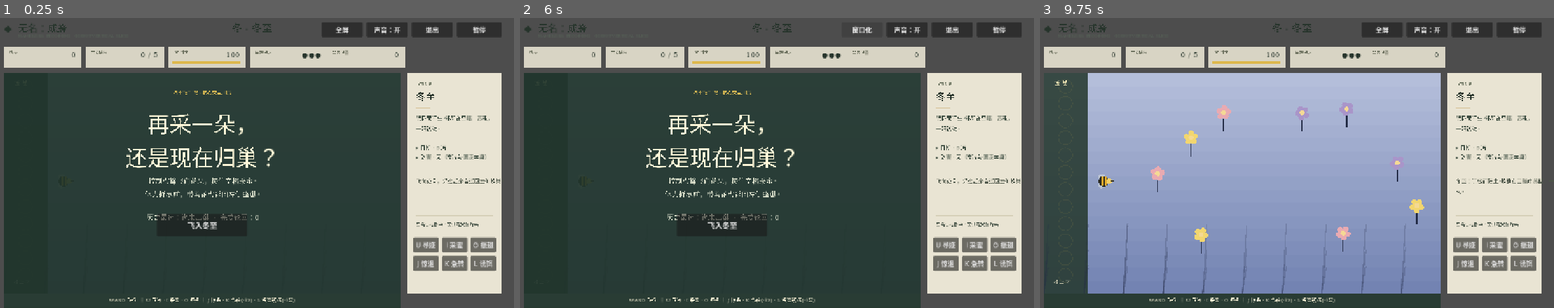
Above: before the commit, frames 1-3 (left to right).
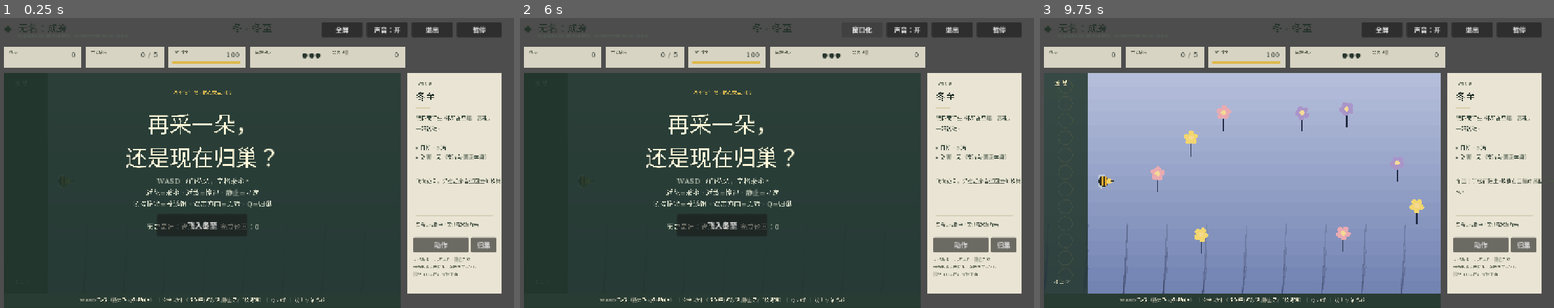
Above: after the commit, the same moments.

Repository: alanthssss/nameless-becoming
Game: Godot game, scene res://main.tscn
Same seed, same stepped clock (60 frames per second), same inputs: the game is played once before the commit and once after it.
Inputs (mouse positions are in pixels of both pictures, inside the frame that each line leads up to):
- Up to frame 1 (0.25 s): no input
- Up to frame 2 (6 s): click "U 寻迹" (after the commit: "归巢") at 0.5 s; click (962, 244) at 1.25 s, where only the run after the commit has a clickable "动作"; click "I 采蜜" (after the commit: "动作") at 2 s; click "O 振翅" (after the commit: "动作") at 2.75 s; click "J 惊退" (after the commit: "归巢") at 3.5 s; click "K 急转" (after the commit: "归巢") at 4.25 s; click "L 诱饵" (after the commit: "归巢") at 5 s; click "全屏" at 5.75 s
- Up to frame 3 (9.75 s): click "窗口化" at 6.5 s; click "声音：开" at 7.25 s; click "声音：关" at 8 s; click "暂停" at 8.75 s; click "飞入冬至" at 9.5 s

The runs differ from the first frame. In frame 1, 2.4% of the frame differs, in the area x 15-97%, y 55-99%; in frame 2, 2.4%; in frame 3, 1.5%.

Commit message:
feat: 3输入情境合并——7键简化为移动+动作+归巢
- 情境动作键(Space/Enter)：近花=采蜜 / 近敌=惊退 / 静止=寻迹 / 长按携蜜=投诱饵
- 归巢键(Q)：自动飞回蜂巢
- 自动振翅：持续飞行>0.35s自动加速(替代手动O/Shift)
- 双击方向键=急转闪避(替代K)
- Boss调律：情境动作替代repel键
- project.godot/project InputMap同步更新
- smoke_test同步更新(检查新action/return_hive映射)
- 全量测试通过：smoke + flow + boss_term + headless启动零报错

Diff:
--- a/godot/project.godot
+++ b/godot/project.godot
@@ -47,33 +47,13 @@
 "events": [Object(InputEventKey,"physical_keycode":83), Object(InputEventKey,"physical_keycode":4194322)]
 }
 
-harvest={
+action={
 "deadzone": 0.5,
-"events": [Object(InputEventKey,"resource_local_to_scene":false,"resource_name":"","device":0,"window_id":0,"alt_pressed":false,"shift_pressed":false,"ctrl_pressed":false,"meta_pressed":false,"pressed":false,"keycode":0,"physical_keycode":32,"key_label":0,"unicode":32,"location":0,"echo":false,"script":null), Object(InputEventKey,"resource_local_to_scene":false,"resource_name":"","device":0,"window_id":0,"alt_pressed":false,"shift_pressed":false,"ctrl_pressed":false,"meta_pressed":false,"pressed":false,"keycode":0,"physical_keycode":73,"key_label":0,"unicode":105,"location":0,"echo":false,"script":null)
-]
+"events": [Object(InputEventKey,"physical_keycode":32), Object(InputEventKey,"physical_keycode":4194309)]
 }
-dash={
+return_hive={
 "deadzone": 0.5,
-"events": [Object(InputEventKey,"resource_local_to_scene":false,"resource_name":"","device":0,"window_id":0,"alt_pressed":false,"shift_pressed":false,"ctrl_pressed":false,"meta_pressed":false,"pressed":false,"keycode":0,"physical_keycode":4194325,"key_label":0,"unicode":0,"location":0,"echo":false,"script":null), Object(InputEventKey,"resource_local_to_scene":false,"resource_name":"","device":0,"window_id":0,"alt_pressed":false,"shift_pressed":false,"ctrl_pressed":false,"meta_pressed":false,"pressed":false,"keycode":0,"physical_keycode":79,"key_label":0,"unicode":111,"location":0,"echo":false,"script":null)
-]
-}
-repel={
-"deadzone": 0.5,
-"events": [Object(InputEventKey,"resource_local_to_scene":false,"resource_name":"","device":0,"window_id":0,"alt_pressed":false,"shift_pressed":false,"ctrl_pressed":false,"meta_pressed":false,"pressed":false,"keycode":0,"physical_keycode":74,"key_label":0,"unicode":106,"location":0,"echo":false,"script":null)
-]
-}
-sense={
-"deadzone": 0.5,
-"events": [Object(InputEventKey,"resource_local_to_scene":false,"resource_name":"","device":0,"window_id":0,"alt_pressed":false,"shift_pressed":false,"ctrl_pressed":false,"meta_pressed":false,"pressed":false,"keycode":0,"physical_keycode":69,"key_label":0,"unicode":101,"location":0,"echo":false,"script":null), Object(InputEventKey,"resource_local_to_scene":false,"resource_name":"","device":0,"window_id":0,"alt_pressed":false,"shift_pressed":false,"ctrl_pressed":false,"meta_pressed":false,"pressed":false,"keycode":0,"physical_keycode":85,"key_label":0,"unicode":117,"location":0,"echo":false,"script":null)
-]
-}
-evade={
-"deadzone": 0.5,
-"events": [Object(InputEventKey,"physical_keycode":75)]
-}
-decoy={
-"deadzone": 0.5,
-"events": [Object(InputEventKey,"physical_keycode":76)]
+"events": [Object(InputEventKey,"physical_keycode":81)]
 }
 
 [rendering]
--- a/godot/scripts/main.gd
+++ b/godot/scripts/main.gd
@@ -47,6 +47,12 @@
 var shake := 0.0
 var flash := 0.0
 var message := "飞向花朵，采蜜后亲自返回左侧蜂巢。"
+var action_hold_time := 0.0
+var action_decoy_fired := false
+var last_dir_tap := {"left": 0.0, "right": 0.0, "up": 0.0, "down": 0.0}
+const DOUBLE_TAP_WINDOW := 0.25
+const DECOY_HOLD_THRESHOLD := 0.5
+const HIVE_RETURN_POS := Vector2(180, 410)
 var rng := RandomNumberGenerator.new()
 var save_manager := NamelessSaveManager.new()
 var sound := SoundFeedback.new()
@@ -129,12 +135,8 @@
 		"move_right": [KEY_D, KEY_RIGHT],
 		"move_up": [KEY_W, KEY_UP],
 		"move_down": [KEY_S, KEY_DOWN],
-		"harvest": [KEY_I, KEY_SPACE],
-		"dash": [KEY_O, KEY_SHIFT],
-		"repel": [KEY_J],
-		"sense": [KEY_U, KEY_E],
-		"evade": [KEY_K],
-		"decoy": [KEY_L]
+		"action": [KEY_SPACE, KEY_ENTER],
+		"return_hive": [KEY_Q]
 	}
 	for action in bindings:
 		if not InputMap.has_action(action):
@@ -304,19 +306,19 @@
 	input_rule.size = Vector2(190, 1)
 	side.add_child(input_rule)
 	make_label(side, "左键点地移动 · 左侧是安全蜂巢", Vector2(20, 360), Vector2(190, 28), 11, Color("556054"))
-	sense_button = make_mouse_action(side, "U 寻迹", "sense", Vector2(14, 402), false, Vector2(62, 36))
-	make_mouse_action(side, "I 采蜜", "harvest", Vector2(84, 402), true, Vector2(62, 36))
-	make_mouse_action(side, "O 振翅", "dash", Vector2(154, 402), true, Vector2(62, 36))
-	make_mouse_action(side, "J 惊退", "repel", Vector2(14, 447), false, Vector2(62, 36))
-	make_mouse_action(side, "K 急转", "evade", Vector2(84, 447), false, Vector2(62, 36))
-	make_mouse_action(side, "L 诱饵", "decoy", Vector2(154, 447), false, Vector2(62, 36))
+	# 情境动作按钮：近花=采蜜 / 近敌=惊退 / 静止=寻迹 / 长按携蜜=诱饵
+	sense_button = make_mouse_action(side, "动作", "action", Vector2(14, 402), true, Vector2(135, 36))
+	make_mouse_action(side, "归巢", "return_hive", Vector2(155, 402), false, Vector2(62, 36))
+	make_label(side, "近花采蜜 · 近敌惊退 · 静止寻迹", Vector2(14, 447), Vector2(200, 18), 10, Color("68705d"))
+	make_label(side, "长按携蜜=投诱饵 · 双击方向=急转", Vector2(14, 465), Vector2(200, 18), 10, Color("68705d"))
+	make_label(side, "持续飞行=自动振翅加速", Vector2(14, 483), Vector2(200, 18), 10, Color("68705d"))
 
 	var tips_background := ColorRect.new()
 	tips_background.color = Color("26392f", 0.96)
 	tips_background.position = Vector2(34, 684)
 	tips_background.size = Vector2(970, 36)
 	ui.add_child(tips_background)
-	var tips := make_label(ui, "WASD 飞行  ｜ U 寻迹 · I 采蜜 · O 振翅 ｜ J 惊退 · K 急转(-12) · L 投蜜诱饵(-1蜜)", Vector2(34, 691), Vector2(970, 22), 12, Color("f7f0d5"))
+	var tips := make_label(ui, "WASD 飞行（持续飞=振翅加速） ｜ 空格 动作（近花采/近敌退/静止寻/长按诱饵） ｜ Q 归巢 ｜ 双击方向 急转", Vector2(34, 691), Vector2(970, 22), 12, Color("f7f0d5"))
 	tips.horizontal_alignment = HORIZONTAL_ALIGNMENT_CENTER
 
 	overlay = ColorRect.new()
@@ -419,7 +421,7 @@
 	bee.active = false
 	overlay.visible = true
 	overlay_title.text = "再采一朵，\n还是现在归巢？"
-	overlay_body.text = "控制蜜蜂飞向花朵，按住空格采蜜。\n体力耗尽前，带着花蜜返回左侧蜂巢。\n\n历史最远：%s  ·  完成轮回：%d%s" % [progress_name(), save_manager.runs_completed, last_run_text()]
+	overlay_body.text = "WASD 飞向花朵，空格采蜜。\n近花=采蜜 · 近敌=惊退 · 静止=寻迹\n长按携蜜=投诱饵 · 双击方向=急转 · Q=归巢\n\n历史最远：%s  ·  完成轮回：%d%s" % [progress_name(), save_manager.runs_completed, last_run_text()]
 	overlay_button.text = "飞入冬至"
 	set_upgrade_buttons_visible(false)
 
@@ -575,73 +577,56 @@
 	sting_cooldown = maxf(0.0, sting_cooldown - delta)
 	hit_cooldown = maxf(0.0, hit_cooldown - delta)
 	update_decoys(delta)
-	if Input.is_action_just_pressed("evade") and bee.try_evade():
-		show_energy_change(-12.0)
-		sound.play_cue("evade")
-		message = "急转掠过攻击线：短暂避开碰撞。"
-	if Input.is_action_just_pressed("decoy"):
-		drop_honey_decoy()
-	# 冬季侦察：摇摆舞解锁后缩短寻迹冷却
-	if Input.is_action_just_pressed("sense"):
-		var huddle = season_mechanics.mechanic_by_id("huddle")
-		if huddle != null and huddle.is_scouting_ready():
-			bee.sense_cooldown = huddle.scout_cooldown_value()
-			message = "摇摆舞传来花源方位：蜜最丰的花田已标出。"
-
+
+	# 双击方向键 = 急转闪避
+	_check_double_tap_evade(delta)
+
+	# 归巢：Q 键自动飞回蜂巢
+	if Input.is_action_just_pressed("return_hive"):
+		bee.set_move_target(HIVE_RETURN_POS)
+		message = "归巢路线已锁定。"
+
+	# 情境动作：空格/回车根据上下文执行不同操作
 	var nearby := nearest_flower(46.0)
-	if Input.is_action_pressed("harvest") and nearby >= 0 and bee.energy > 0:
-		harvest_clock += delta
-		bee.energy = maxf(0.0, bee.energy - balance_value("player", "harvest_energy_per_second", 3.2) * delta)
-		if harvest_clock >= balance_value("player", "harvest_interval", 0.42) / harvest_multiplier:
-			harvest_clock = 0.0
-			var flower: Dictionary = flowers[nearby]
-			flower.nectar = int(flower.nectar) - 1
-			flowers[nearby] = flower
-			carried += 1
-			sound.play_cue("harvest")
-			spawn_pollen(flower.position)
-			season_mechanics.on_harvest(nearby)
-			message = "花香正在变淡。还要继续停留吗？" if flower.nectar > 0 else "这朵花已经采尽。"
+	var near_enemy := _nearest_enemy_distance() < sting_range
+	var is_still := bee.velocity.length_squared() < 4.0 and not bee.has_target
+
+	if Input.is_action_just_pressed("action"):
+		action_hold_time = 0.0
+		action_decoy_fired = false
+		# 优先级：近敌→惊退 > 静止→寻迹
+		if near_enemy and nearby < 0:
+			_do_repel()
+		elif is_still and nearby < 0 and not near_enemy:
+			_do_sense()
+		elif nearby >= 0:
+			# 近花时按下开始采蜜（持续按住逻辑在下面）
+			pass
+
+	if Input.is_action_pressed("action"):
+		action_hold_time += delta
+		if nearby >= 0 and bee.energy > 0:
+			# 采蜜（持续）
+			harvest_clock += delta
+			bee.energy = maxf(0.0, bee.energy - balance_value("player", "harvest_energy_per_second", 3.2) * delta)
+			if harvest_clock >= balance_value("player", "harvest_interval", 0.42) / harvest_multiplier:
+				harvest_clock = 0.0
+				var flower: Dictionary = flowers[nearby]
+				flower.nectar = int(flower.nectar) - 1
+				flowers[nearby] = flower
+				carried += 1
+				sound.play_cue("harvest")
+				spawn_pollen(flower.position)
+				season_mechanics.on_harvest(nearby)
+				message = "花香正在变淡。还要继续停留吗？" if flower.nectar > 0 else "这朵花已经采尽。"
+		elif not action_decoy_fired and action_hold_time >= DECOY_HOLD_THRESHOLD and carried > 0 and not near_enemy:
+			# 长按空格 + 携蜜 + 无花无敌 = 投蜜诱饵
+			action_decoy_fired = true
+			drop_honey_decoy()
 	else:
+		action_hold_time = 0.0
+		action_decoy_fired = false
 		harvest_clock = 0.0
-
-	if Input.is_action_just_pressed("repel") and sting_cooldown <= 0.0 and bee.spend_energy(sting_cost):
-		show_energy_change(-sting_cost)
-		sting_cooldown = balance_value("player", "repel_cooldown", 1.15) * sting_cooldown_multiplier
-		sound.play_cue("repel")
-		for i in mosquitoes.size():
-			var mosquito: Dictionary = mosquitoes[i]
-			if bee.position.distance_to(mosquito.position) < sting_range:
-				mosquito.repel_time = balance_value("player", "repel_duration", 3.5)
-				mosquito.velocity = (mosquito.position - bee.position).normalized() * 8.0
-				mosquitoes[i] = mosquito
-		for i in ants.size():
-			var ant: Dictionary = ants[i]
-			if bee.position.distance_to(ant.position) < sting_range:
-				ant.flee_time = 1.8
-				ant.velocity = (ant.position - bee.position).normalized() * 3.2
-				if int(ant.stolen_honey) > 0:
-					return_honey_to_field(int(ant.stolen_honey), ant.position)
-					message = "掠蜜蚁受惊后丢下了 %d 滴蜜，花田会重新吸收它们。" % int(ant.stolen_honey)
-					ant.stolen_honey = 0
-				ants[i] = ant
-		for i in crickets.size():
-			var cricket: Dictionary = crickets[i]
-			if bee.position.distance_to(cricket.position) < sting_range:
-				cricket.repel_time = balance_value("player", "repel_duration", 3.5)
-				cricket.hopping = false
-				cricket.hop_clock = balance_value("cricket", "rest_seconds", 1.2)
-				crickets[i] = cricket
-		for i in thrushes.size():
-			var thrush: Dictionary = thrushes[i]
-			if bee.position.distance_to(thrush.position) < sting_range + 20.0:
-				thrush.silence_time = balance_value("player", "repel_duration", 3.5)
-				thrushes[i] = thrush
-		season_mechanics.on_repel_success()
-		message = "急促的震翼把附近敌虫推离了航线。"
-		for bear_unit in bears:
-			if bee.position.distance_to(bear_unit.position) < sting_range + 40.0:
-				message = "熊对震翼毫无反应。绕开它，抢在它之前收完这片花田。"
 
 	update_mosquitoes(delta)
 	update_ants(delta)
@@ -660,6 +645,87 @@
 		show_between()
 	if bee.energy <= 0.0:
 		fail_expedition()
+
+func _nearest_enemy_distance() -> float:
+	var min_dist := INF
+	for mosquito in mosquitoes:
+		min_dist = minf(min_dist, bee.position.distance_to(mosquito.position))
+	for ant in ants:
+		min_dist = minf(min_dist, bee.position.distance_to(ant.position))
+	for cricket in crickets:
+		min_dist = minf(min_dist, bee.position.distance_to(cricket.position))
+	for thrush in thrushes:
+		min_dist = minf(min_dist, bee.position.distance_to(thrush.position))
+	for bear_unit in bears:
+		min_dist = minf(min_dist, bee.position.distance_to(bear_unit.position))
+	return min_dist
+
+func _do_repel() -> void:
+	if sting_cooldown > 0.0 or not bee.spend_energy(sting_cost):
+		return
+	show_energy_change(-sting_cost)
+	sting_cooldown = balance_value("player", "repel_cooldown", 1.15) * sting_cooldown_multiplier
+	sound.play_cue("repel")
+	for i in mosquitoes.size():
+		var mosquito: Dictionary = mosquitoes[i]
+		if bee.position.distance_to(mosquito.position) < sting_range:
+			mosquito.repel_time = balance_value("player", "repel_duration", 3.5)
+			mosquito.velocity = (mosquito.position - bee.position).normalized() * 8.0
+			mosquitoes[i] = mosquito
+	for i in ants.size():
+		var ant: Dictionary = ants[i]
+		if bee.position.distance_to(ant.position) < sting_range:
+			ant.flee_time = 1.8
+			ant.velocity = (ant.position - bee.position).normalized() * 3.2
+			if int(ant.stolen_honey) > 0:
+				return_honey_to_field(int(ant.stolen_honey), ant.position)
+				message = "掠蜜蚁受惊后丢下了 %d 滴蜜，花田会重新吸收它们。" % int(ant.stolen_honey)
+				ant.stolen_honey = 0
+			ants[i] = ant
+	for i in crickets.size():
+		var cricket: Dictionary = crickets[i]
+		if bee.position.distance_to(cricket.position) < sting_range:
+			cricket.repel_time = balance_value("player", "repel_duration", 3.5)
+			cricket.hopping = false
+			cricket.hop_clock = balance_value("cricket", "rest_seconds", 1.2)
+			crickets[i] = cricket
+	for i in thrushes.size():
+		var thrush: Dictionary = thrushes[i]
+		if bee.position.distance_to(thrush.position) < sting_range + 20.0:
+			thrush.silence_time = balance_value("player", "repel_duration", 3.5)
+			thrushes[i] = thrush
+	season_mechanics.on_repel_success()
+	message = "急促的震翼把附近敌虫推离了航线。"
+	for bear_unit in bears:
+		if bee.position.distance_to(bear_unit.position) < sting_range + 40.0:
+			message = "熊对震翼毫无反应。绕开它，抢在它之前收完这片花田。"
+
+func _do_sense() -> void:
+	if bee.sense_cooldown > 0.0:
+		return
+	var huddle = season_mechanics.mechanic_by_id("huddle")
+	if huddle != null and huddle.is_scouting_ready():
+		bee.sense_cooldown = huddle.scout_cooldown_value()
+		message = "摇摆舞传来花源方位：蜜最丰的花田已标出。"
+	else:
+		bee.trigger_sense()
+
+func _check_double_tap_evade(_delta: float) -> void:
+	var now := Time.get_ticks_msec() / 1000.0
+	var directions := {
+		"left": "move_left",
+		"right": "move_right",
+		"up": "move_up",
+		"down": "move_down"
+	}
+	for dir_key in directions:
+		if Input.is_action_just_pressed(directions[dir_key]):
+			if now - last_dir_tap[dir_key] < DOUBLE_TAP_WINDOW:
+				if bee.try_evade():
+					show_energy_change(-12.0)
+					sound.play_cue("evade")
+					message = "急转掠过攻击线：短暂避开碰撞。"
+			last_dir_tap[dir_key] = now
 
 func update_mosquitoes(delta: float) -> void:
 	for i in mosquitoes.size():
@@ -1178,7 +1244,7 @@
 		flash = 0.55
 		message = String(data.damage_message)
 
-	if Input.is_action_just_pressed("repel") and sting_cooldown <= 0.0 and bee.spend_energy(sting_cost):
+	if Input.is_action_just_pressed("action") and sting_cooldown <= 0.0 and bee.spend_energy(sting_cost):
 		show_energy_change(-sting_cost)
 		sting_cooldown = balance_value("player", "repel_cooldown", 1.15) * sting_cooldown_multiplier
 		sound.play_cue("repel")
@@ -1414,8 +1480,8 @@
 	energy_bar_fill.size.x = 166.0 * clampf(bee.energy / 100.0, 0.0, 1.0)
 	energy_change_label.modulate.a = clampf(energy_feedback_time * 2.0, 0.0, 1.0)
 	if sense_button:
-		sense_button.disabled = bee.sense_cooldown > 0.0
-		sense_button.text = "U %.1f" % bee.sense_cooldown if bee.sense_cooldown > 0.0 else "U 寻迹"
+		sense_button.disabled = false
+		sense_button.text = "动作"
 	hive_label.text = "●".repeat(maxi(0, hive_lives)) + "○".repeat(maxi(0, 3 - hive_lives))
 	reserve_label.text = str(hive_reserve)
 	message_label.text = message
--- a/godot/scripts/player/bee_player.gd
+++ b/godot/scripts/player/bee_player.gd
@@ -4,6 +4,7 @@
 signal sense_started
 
 const WORLD_BOUNDS := Rect2(34, 146, 970, 538)
+const AUTO_DASH_THRESHOLD := 0.35
 
 var energy := 100.0
 var drain_rate := 1.45
@@ -23,6 +24,7 @@
 var evade_time := 0.0
 var evade_cooldown := 0.0
 var invulnerable_time := 0.0
+var move_duration := 0.0
 
 func configure(stage_drain: float) -> void:
 	drain_rate = stage_drain
@@ -47,6 +49,7 @@
 	evade_time = 0.0
 	evade_cooldown = 0.0
 	invulnerable_time = 0.0
+	move_duration = 0.0
 	active = true
 	queue_redraw()
 
@@ -71,6 +74,12 @@
 	has_target = false
 	return true
 
+func trigger_sense() -> void:
+	if sense_cooldown <= 0.0:
+		sense_time = 3.0
+		sense_cooldown = 7.0
+		sense_started.emit()
+
 func _physics_process(delta: float) -> void:
 	sense_time = maxf(0.0, sense_time - delta)
 	sense_cooldown = maxf(0.0, sense_cooldown - delta)
@@ -89,11 +98,18 @@
 		else:
 			has_target = false
 
-	var dashing := Input.is_action_pressed("dash") and energy > 8.0 and evade_time <= 0.0
-	var desired_speed := (dash_speed if dashing else base_speed) * speed_multiplier
+	# Auto-dash: sustained movement for >threshold automatically accelerates to dash speed
+	var is_moving := input_direction.length_squared() > 0.01
+	if is_moving:
+		move_duration += delta
+	else:
+		move_duration = 0.0
+
+	var auto_dashing := move_duration > AUTO_DASH_THRESHOLD and energy > 8.0 and evade_time <= 0.0
+	var desired_speed := (dash_speed if auto_dashing else base_speed) * speed_multiplier
 	if evade_time > 0.0:
 		velocity = velocity.move_toward(velocity.normalized() * 520.0, 180.0 * delta)
-	elif input_direction.length_squared() > 0.01:
+	elif is_moving:
 		velocity = velocity.move_toward(input_direction.normalized() * desired_speed, acceleration * delta)
 	else:
 		velocity = velocity.move_toward(Vector2.ZERO, braking * delta)
@@ -103,11 +119,7 @@
 	position += velocity * delta
 	position.x = clampf(position.x, WORLD_BOUNDS.position.x + 18, WORLD_BOUNDS.end.x - 18)
 	position.y = clampf(position.y, WORLD_BOUNDS.position.y + 18, WORLD_BOUNDS.end.y - 18)
-	energy = maxf(0.0, energy - drain_rate * delta - (9.5 * dash_cost_multiplier * delta if dashing else 0.0))
-	if Input.is_action_just_pressed("sense") and sense_cooldown <= 0.0:
-		sense_time = 3.0
-		sense_cooldown = 7.0
-		sense_started.emit()
+	energy = maxf(0.0, energy - drain_rate * delta - (9.5 * dash_cost_multiplier * delta if auto_dashing else 0.0))
 
 	queue_redraw()
 
--- a/godot/tests/smoke_test.gd
+++ b/godot/tests/smoke_test.gd
@@ -175,17 +175,17 @@
 	if load("res://scripts/sound_feedback.gd") == null:
 		failures.append("程序化音效脚本无法加载")
 
-	for action in ["move_left", "move_right", "move_up", "move_down", "harvest", "dash", "repel", "sense", "evade", "decoy"]:
+	for action in ["move_left", "move_right", "move_up", "move_down", "action", "return_hive"]:
 		if not InputMap.has_action(action):
 			failures.append("缺少玩家动作映射 %s" % action)
-	if InputMap.has_action("sting"):
-		failures.append("已移除的普通蜂针动作仍存在")
-	for clustered_action in ["harvest", "dash", "sense"]:
-		if InputMap.action_get_events(clustered_action).size() < 2:
-			failures.append("技能区按键没有为 %s 配置兼容映射" % clustered_action)
+	for removed_action in ["harvest", "dash", "repel", "sense", "evade", "decoy", "sting"]:
+		if InputMap.has_action(removed_action):
+			failures.append("已移除的旧动作仍存在：%s" % removed_action)
 	for movement_action in ["move_left", "move_right", "move_up", "move_down"]:
 		if InputMap.action_get_events(movement_action).size() < 2:
 			failures.append("WASD/方向键双映射缺失：%s" % movement_action)
+	if InputMap.action_get_events("action").size() < 2:
+		failures.append("动作键缺少 Space/Enter 双映射")
 
 	if failures.is_empty():
 		print("SMOKE TEST PASSED: Godot project, 24 solar terms and 4 boss prototypes are valid")
